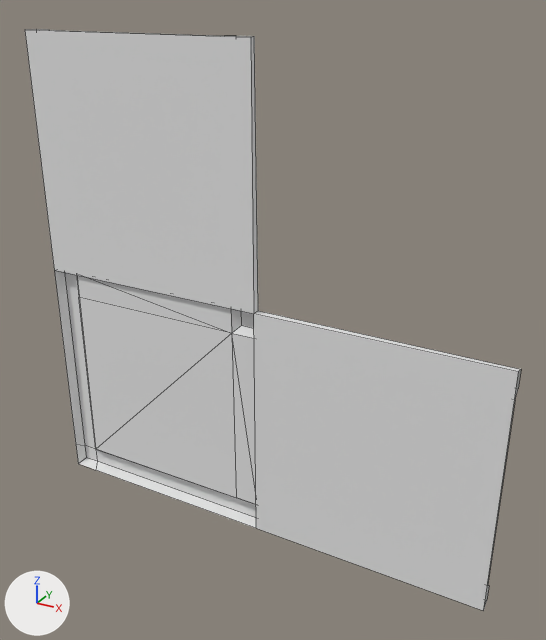
What one commit did to the OBJ model SAWZE/Assets/Models/Street/street_corner.obj.
Before and after are seen from a 50 mm camera at (0.936, -1.158, 0.325) aimed at (0.285, 0.025, -0.267). Every picture has the same lights, and +X, +Y and +Z are marked at lower left. Mesh edges are drawn as thin lines. Where no turn or scale is listed for an object, it has been applied to the vertices.

The first picture shows 'Cube.001_Cube.003'.
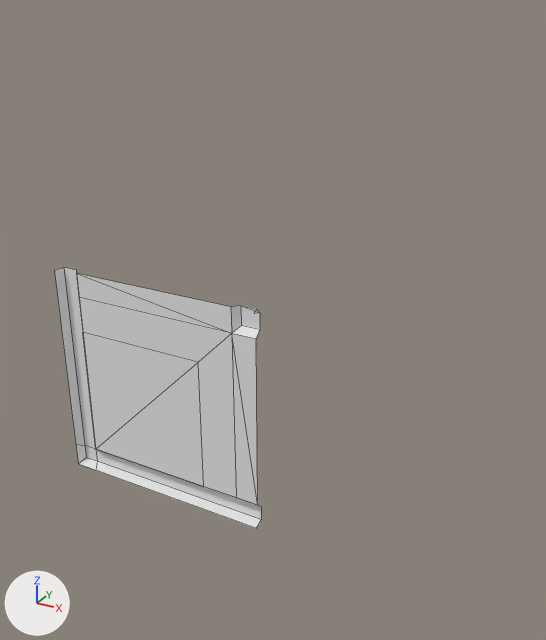
The newer file is also turned or shifted as a whole; pictures and numbers use the older file's frame.

Boxes [x1, y1, x2, y2] around the edits, measured in the pictures (546 x 640 px):
'Cube.001_Cube.003', reshaped (58% narrower, 55% shorter): before [25, 29, 521, 611]; after [54, 267, 261, 528]
part 1 of me_cube_001_cube_003, cut back: before [25, 29, 521, 611]; after [79, 297, 260, 488]

The change, as a list of edits to the scene's bpy script:
```text
Change me_cube_001_cube_003:
    used by ob_cube_001_cube_003; location = (0.0, 0.0, 0.0)
    remove me_cube_001_cube_003.from_pydata(...)  # 42 vertices, 36 faces; spans x -0.256..0.756, y 0.0..0.023, z -0.763..0.25
    add me_cube_001_cube_003.from_pydata(...)  # 30 vertices, 24 faces; spans x -0.256..0.256, y 0.0..0.023, z -0.763..-0.25
    me_cube_001_cube_003 part 1
    17 vertices are removed from x -0.256..0.756, y 0.0..0.023, z -0.763..0.25
    21 faces are deleted
    5 vertices are added at (0.256, 0.023, -0.256), (0.116, 0.008, -0.706), (0.116, 0.008, -0.393), (-0.2, 0.008, -0.393), (0.25, 0.023, -0.25)
    9 new faces join them
```
